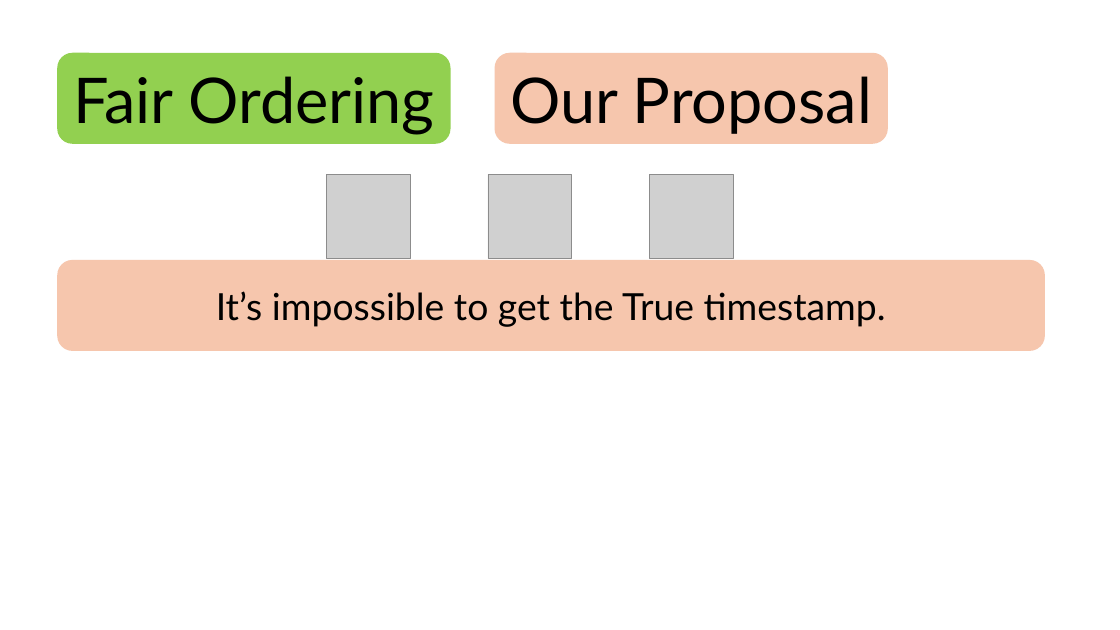
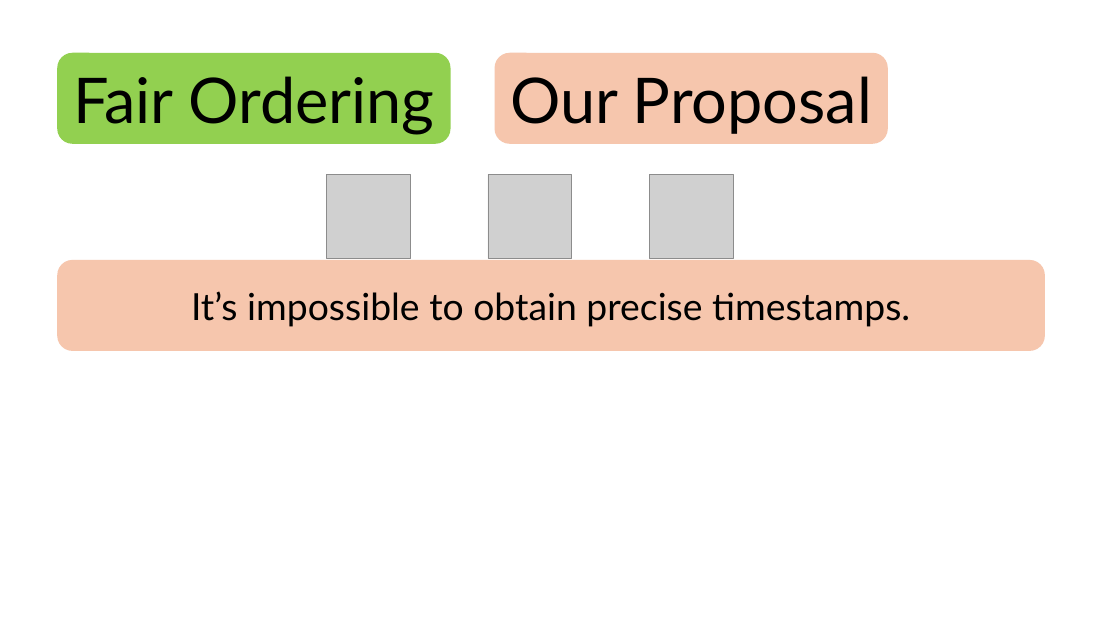
Before and after one commit to HaseebLUMS/Onyx-Presentation, a slide deck: slide 13 of tommy_hotnets_v2.pptx. Drawn at 1120x630 pixels with LibreOffice and Linux fonts; fonts in the diff are those of the drawing; grey boxes stand for pictures. Boxes give left, top, right and bottom in pixels: in the first picture for what was removed or moved away, otherwise in the second. Text is boxed around its words. In the diff, an @@ line names an element or a change of style, - is before the commit and + after.

```diff
--- a/tommy_hotnets_v2.pptx
+++ b/tommy_hotnets_v2.pptx
@@ text in rounded rectangle at [191, 291, 910, 327]: text changed @@
-It’s impossible to get the True timestamp.
+It’s impossible to obtain precise timestamps.
```
Also in this commit, not shown: 4 other slides changed.
